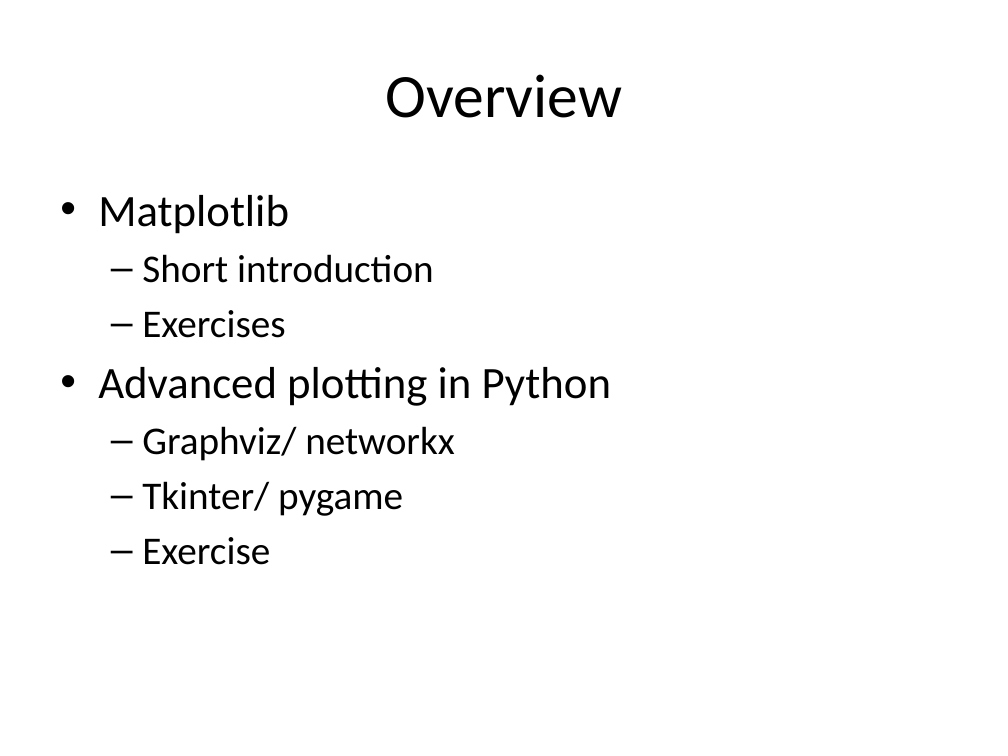
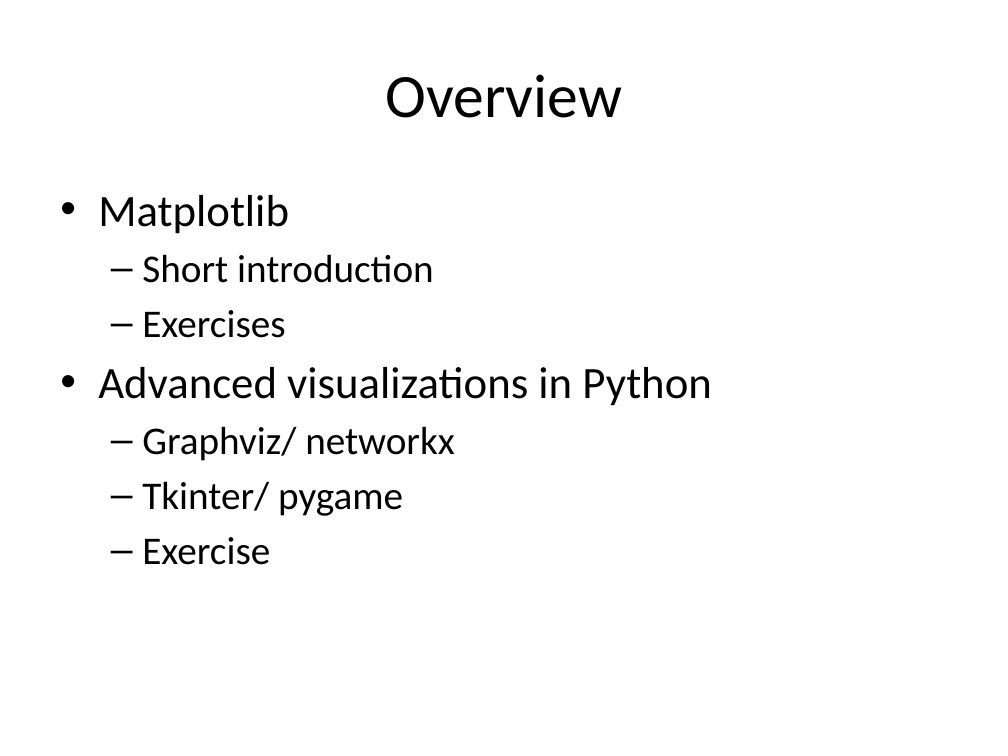
Before and after one commit to bakerjonas/python-tutorials, a slide deck: slide 2 of Plotting/Plotting and Visualization.pptx. Drawn at 1008x756 pixels with LibreOffice and Linux fonts; fonts in the diff are those of the drawing. Boxes give left, top, right and bottom in pixels: in the first picture for what was removed or moved away, otherwise in the second. Text is boxed around its words. In the diff, an @@ line names an element or a change of style, - is before the commit and + after.

```diff
--- a/Plotting/Plotting and Visualization.pptx
+++ b/Plotting/Plotting and Visualization.pptx
@@ text at box(98, 367, 712, 406): text changed @@
-• Advanced plotting in Python
+• Advanced visualizations in Python
```
Also in this commit, not shown: 5 other slides changed, 1 other file.
